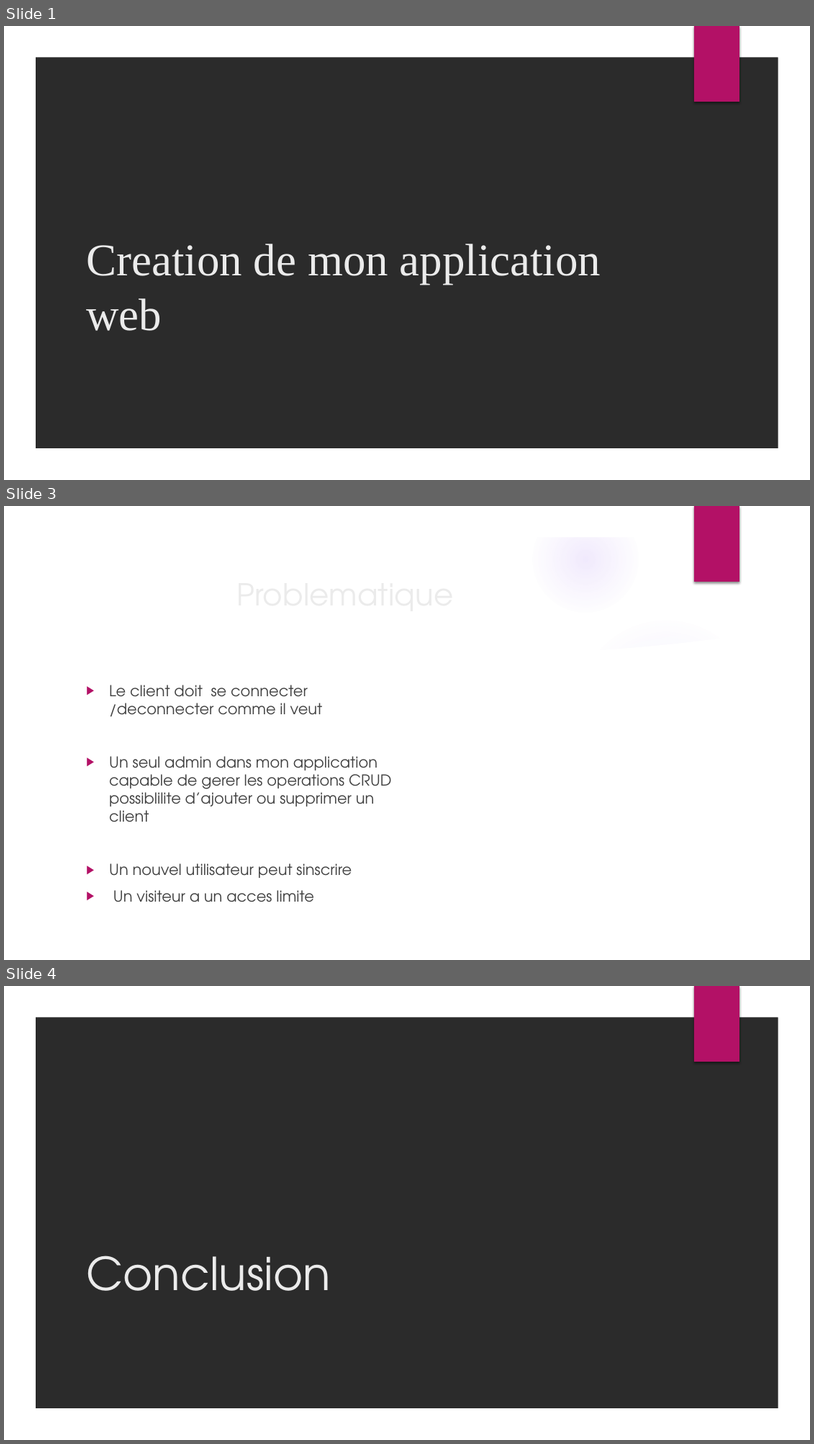
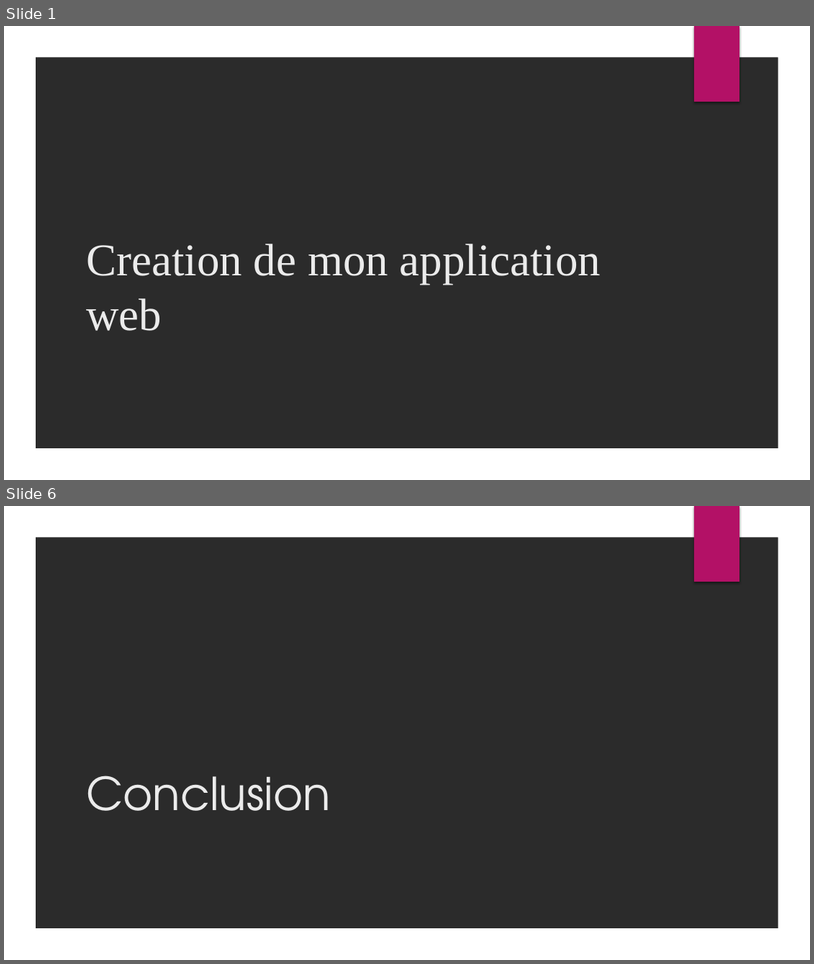
Before and after one commit to Skouame24/projet, a slide deck: Creation de mon application web.pptx. Shown one above the other, each under a label of ours: slides 1, 3 and 4 before the commit, slides 1 and 6 after it; the slides between them are not shown. The pictures are 814x1444 and 814x964 pixels, drawn with LibreOffice and Linux fonts; fonts in the diff are those of the drawing; background and template pictures are left out; a plain dark background stands for a picture behind light text. Boxes give left, top, right and bottom in pixels: in the first picture for what was removed or moved away, otherwise in the second. Text is boxed around its words. In the diff, an @@ line names an element or a change of style, - is before the commit and + after.

```diff
--- a/Creation de mon application web.pptx
+++ b/Creation de mon application web.pptx
@@ slide 3 removed at [4, 506, 810, 960], background picture (left out); not listed: 2 template elements that a slide beside it also shows @@
@@ title removed at [80, 570, 660, 617] @@
-Problematique
@@ group removed at [4, 507, 785, 960]: 5 ellipses, 2 freeform shapes @@
@@ text removed at [109, 685, 391, 902] @@
-▶ Le client doit se connecter /deconnecter comme il veut
-▶ Un seul admin dans mon application capable de gerer les operations CRUD possiblilite d’ajouter ou supprimer un client
-▶ Un nouvel utilisateur peut sinscrire
-▶ Un visiteur a un acces limite
@@ what was slide 4 is now slide 6 @@
```
Also in this commit, not shown: 1 slide changed, 3 slides added.
